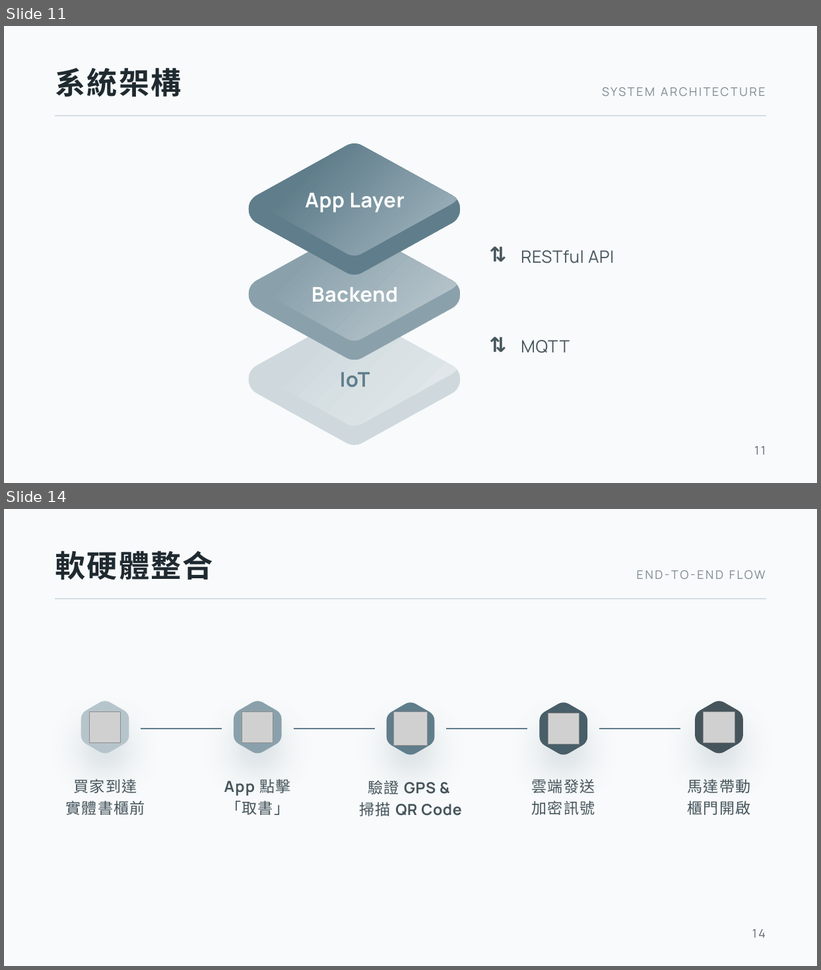
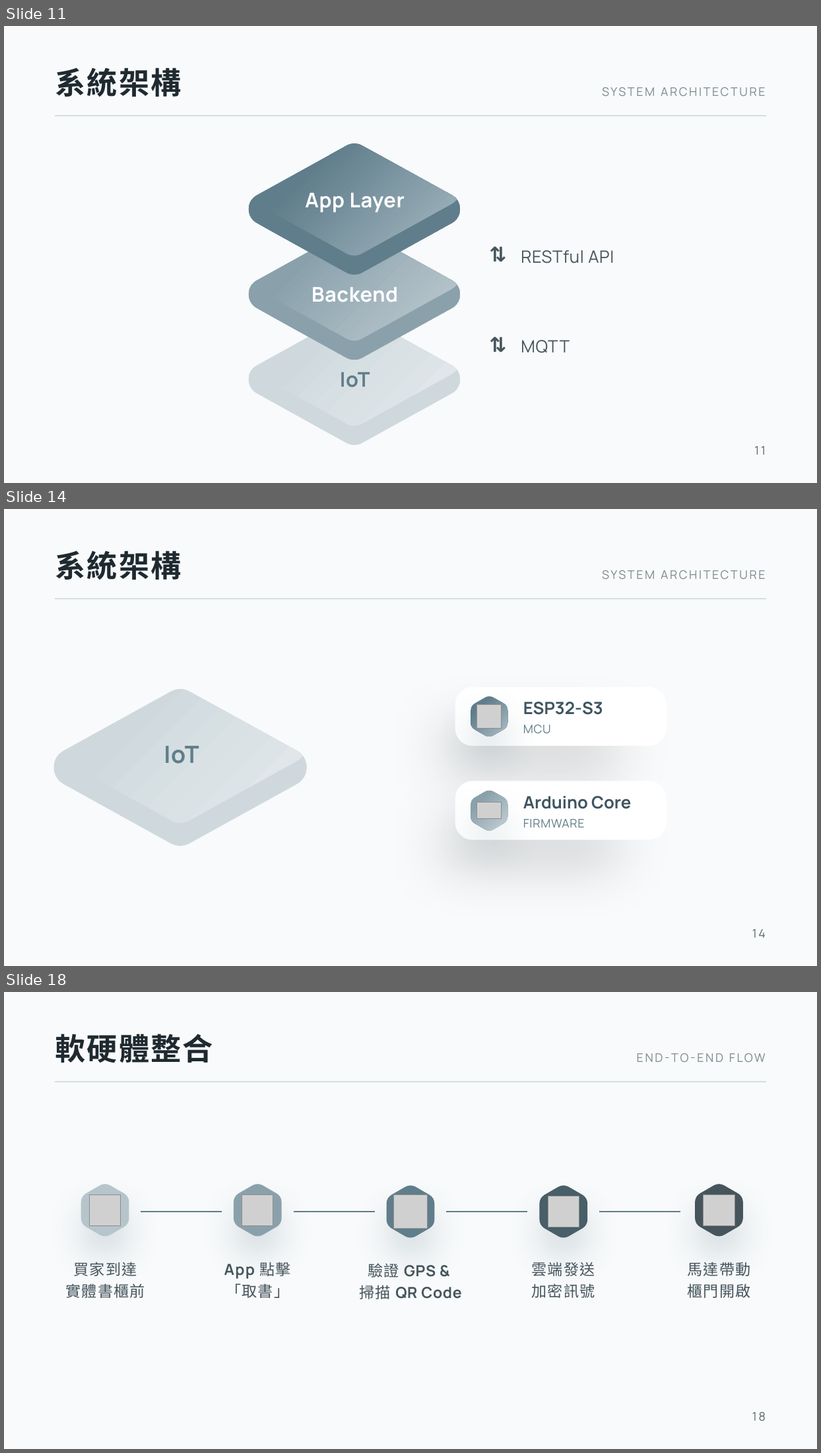
Before and after one commit to SaveMyBook/SaveMyBook, a slide deck: presentation/四技第115414組-救「舊」我的書-初評簡報.pptx. Shown one above the other, each under a label of ours: slides 11 and 14 before the commit, slides 11, 14 and 18 after it; the slides between them are not shown. The pictures are 821x970 and 821x1453 pixels, drawn with LibreOffice and Linux fonts; fonts in the diff are those of the drawing; grey boxes stand for pictures. Boxes give left, top, right and bottom in pixels: in the first picture for what was removed or moved away, otherwise in the second. Text is boxed around its words. In the diff, an @@ line names an element or a change of style, - is before the commit and + after.

```diff
--- a/presentation/四技第115414組-救「舊」我的書-初評簡報.pptx
+++ b/presentation/四技第115414組-救「舊」我的書-初評簡報.pptx
@@ slide 14 added at bbox=[4, 509, 817, 966], background #F8FAFB @@
@@ text added at bbox=[55, 551, 181, 580], 36 pt, text #1F2A30, bold @@
+系統架構
@@ text added at bbox=[602, 570, 766, 579], 14 pt, text #7E8A90 @@
+SYSTEM ARCHITECTURE
@@ line added from (55, 599) to (766, 599), #D5DEE2 1.5 pt @@
@@ freeform shape added at bbox=[54, 689, 306, 846], fill gradient #E2E8EB to #CFD9DD @@
@@ rounded rectangle added at bbox=[455, 687, 667, 747], fill #FFFFFF @@
@@ freeform shape added at bbox=[471, 697, 507, 737], fill gradient #9DB2BC to #607D8B @@
@@ picture added at bbox=[477, 705, 501, 729] @@
@@ text added at bbox=[523, 702, 603, 715], 20 pt, text #3F5560, bold @@
+ESP32-S3
@@ text added at bbox=[523, 725, 551, 733], 14 pt, text #607D8B @@
+MCU
@@ text added at bbox=[164, 746, 199, 764], 28 pt, text #607D8B, bold @@
+IoT
@@ freeform shape added at bbox=[54, 756, 306, 846], fill #CFD9DD @@
@@ rounded rectangle added at bbox=[455, 781, 667, 840], fill #FFFFFF @@
@@ freeform shape added at bbox=[471, 791, 507, 831], fill gradient #B9C7CD to #8AA1AC @@
@@ picture added at bbox=[477, 803, 501, 819] @@
@@ text added at bbox=[523, 796, 631, 809], 20 pt, text #3F5560, bold @@
+Arduino Core
@@ text added at bbox=[523, 819, 585, 828], 14 pt, text #607D8B @@
+FIRMWARE
@@ page number added at bbox=[752, 929, 766, 938], 14 pt, text #5E686D @@
+14
@@ what was slide 14 is now slide 18 @@
@@ page number at bbox=[752, 1412, 766, 1421]: text changed @@
-14
+18
```
Also in this commit, not shown: 5 slides changed, 7 other slides added, 2 slides removed, 1 other file.
